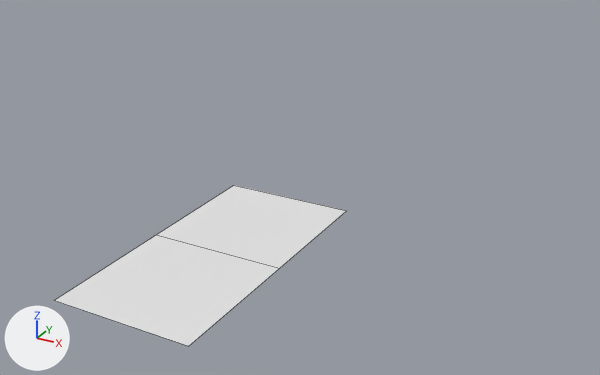
A saved change to the Blender file Jungle Jamboree/Levels/Level 1.blend.
Rendered twice from a camera (50 mm lens) standing at (8.7, -10.8, 8.0) and looking at (-1.9, 8.6, -1.7). Arrows for +X, +Y and +Z are at lower left; the lights stay in place. Mesh edges are drawn as thin lines.
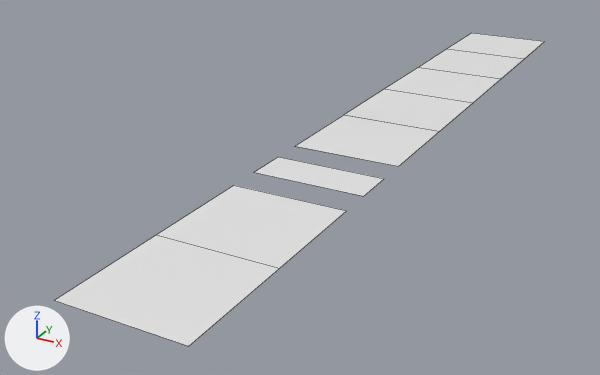
The newer file is also turned or shifted as a whole; pictures and numbers use the older file's frame.

Changed parts and their boxes (x1, y1, x2, y2) in the pictures (600 x 375 px):
'Plane.002', added
    after: (296, 115, 439, 166)
'Plane.007', added
    after: (344, 89, 473, 131)
'Plane.006', added
    after: (385, 67, 500, 102)
'Plane.003', added
    after: (254, 157, 384, 196)
'Plane.004', added
    after: (419, 49, 524, 79)
'Plane.005', added
    after: (447, 33, 545, 59)

The change, as a diff of the scene's bpy script:
```diff
--- a/Jungle Jamboree/Levels/Level 1.blend.py
+++ b/Jungle Jamboree/Levels/Level 1.blend.py
@@ me_plane_007 @@
+me_plane_007.from_pydata([(-1.5, -1.5, 0.0), (1.5, -1.5, 0.0), (-1.5, 1.5, 0.0), (1.5, 1.5, 0.0)], [], [(0, 1, 3, 2)])
+me_plane_007.materials.append(mat_dirt_007)  # its picture is missing
@@ me_plane_006 @@
+me_plane_006.from_pydata([(-1.5, -1.5, 0.0), (1.5, -1.5, 0.0), (-1.5, 1.5, 0.0), (1.5, 1.5, 0.0)], [], [(0, 1, 3, 2)])
+me_plane_006.materials.append(mat_dirt_006)  # its picture is missing
@@ me_plane_005 @@
+me_plane_005.from_pydata([(-1.5, -1.5, 0.0), (1.5, -1.5, 0.0), (-1.5, 1.5, 0.0), (1.5, 1.5, 0.0)], [], [(0, 1, 3, 2)])
+me_plane_005.materials.append(mat_dirt_005)  # its picture is missing
@@ me_plane_004 @@
+me_plane_004.from_pydata([(-1.5, -1.5, 0.0), (1.5, -1.5, 0.0), (-1.5, 1.5, 0.0), (1.5, 1.5, 0.0)], [], [(0, 1, 3, 2)])
+me_plane_004.materials.append(mat_dirt_004)  # its picture is missing
@@ me_plane_003 @@
+me_plane_003.from_pydata([(-1.5, -1.5, 0.0), (1.5, -1.5, 0.0), (-1.5, 1.5, 0.0), (1.5, 1.5, 0.0)], [], [(0, 1, 3, 2)])
+me_plane_003.materials.append(mat_dirt_003)  # its picture is missing
@@ me_plane_002 @@
+me_plane_002.from_pydata([(-1.5, -1.5, 0.0), (1.5, -1.5, 0.0), (-1.5, 1.5, 0.0), (1.5, 1.5, 0.0)], [], [(0, 1, 3, 2)])
+me_plane_002.materials.append(mat_dirt_002)  # its picture is missing
@@ ob_plane_007 @@
+ob_plane_007 = bpy.data.objects.new('Plane.007', me_plane_007)
+ob_plane_007.location = (0.0, 11.98, 0.0)
@@ ob_plane_006 @@
+ob_plane_006 = bpy.data.objects.new('Plane.006', me_plane_006)
+ob_plane_006.location = (0.0, 14.98, 0.0)
@@ ob_plane_005 @@
+ob_plane_005 = bpy.data.objects.new('Plane.005', me_plane_005)
+ob_plane_005.location = (0.0, 20.98, 0.0)
@@ ob_plane_004 @@
+ob_plane_004 = bpy.data.objects.new('Plane.004', me_plane_004)
+ob_plane_004.location = (0.0, 17.98, 0.0)
@@ ob_plane_003 @@
+ob_plane_003 = bpy.data.objects.new('Plane.003', me_plane_003)
+ob_plane_003.location = (0.0, 6.0, 0.0)
+ob_plane_003.scale = (1.0, 0.398, 1.0)
@@ ob_plane_002 @@
+ob_plane_002 = bpy.data.objects.new('Plane.002', me_plane_002)
+ob_plane_002.location = (0.0, 9.0, 0.0)
```
